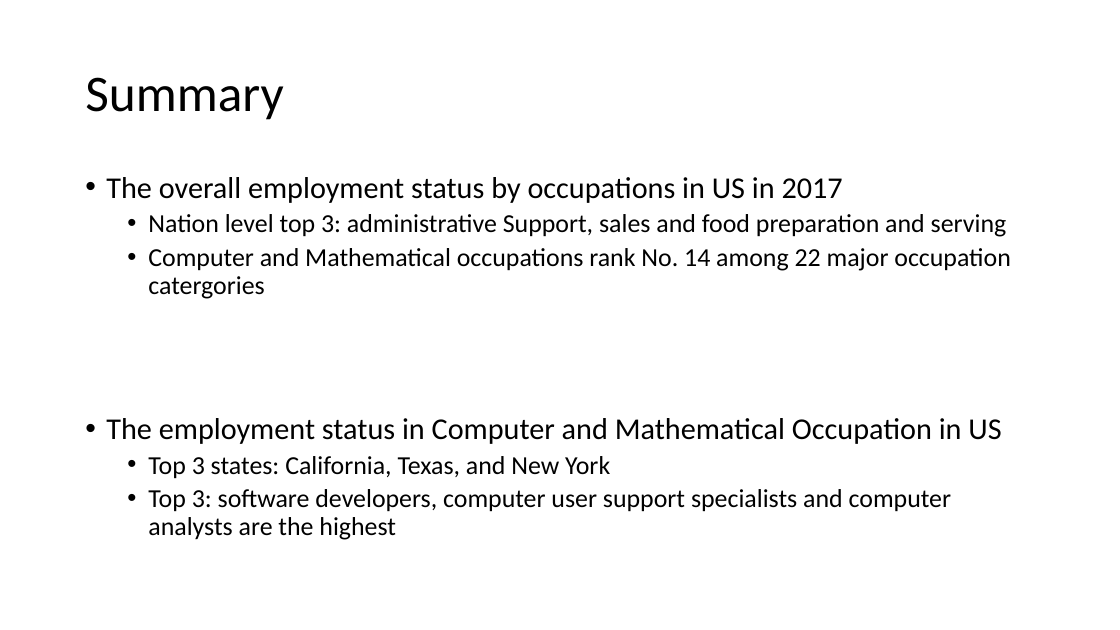
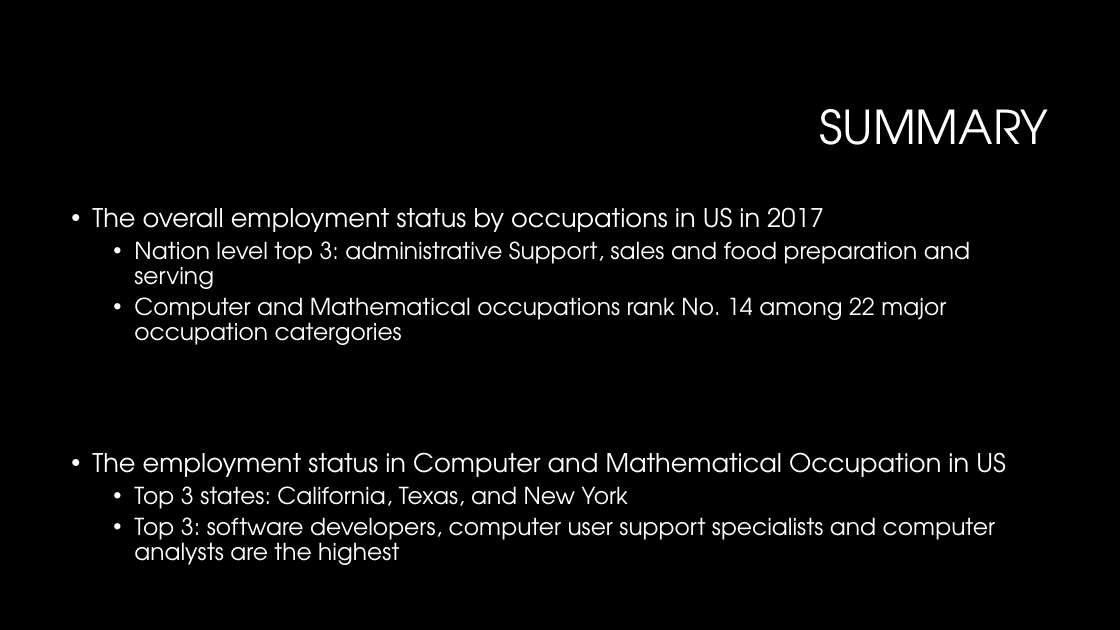
Before and after one commit to WCW789/Project1, a slide deck: slide 10 of Group_5_Presentation.pptx. Drawn at 1120x630 pixels with LibreOffice and Linux fonts; fonts in the diff are those of the drawing; background and template pictures are left out. Boxes give left, top, right and bottom in pixels: in the first picture for what was removed or moved away, otherwise in the second. Text is boxed around its words. In the diff, an @@ line names an element or a change of style, - is before the commit and + after.

```diff
--- a/Group_5_Presentation.pptx
+++ b/Group_5_Presentation.pptx
@@ background #FFFFFF to #000000 @@
@@ title at box(819, 109, 1048, 145): text changed; size 44 to 40 pt; font Calibri to TeX Gyre Adventor; text colour #000000 to #FFFFFF @@
-Summary
+SUMMARY
@@ text "The overall employment status by ...": place and size @@
-text "The overall employment status by ..." at box(106, 177, 1011, 540)
+text "The overall employment status by ..." at box(92, 207, 1006, 565)
@@ text "The overall employment status by ..." at box(92, 207, 1006, 565): size 25.9 to 22 pt in "The overall employment status by occupations in ...", "The employment status in Computer and Mathematical ..."; font Calibri to TeX Gyre Adventor, text colour #000000 to #FFFFFF; size 22.2 to 20 pt in "Nation level top 3: administrative Support, sales ...", "Computer and Mathematical occupations rank No. 14 ...", "Top 3 states: California, Texas, and New ...", "Top 3: software developers, computer user support ..." @@
```
Also in this commit, not shown: 11 other slides changed, 2 slides added, 2 slides removed.
